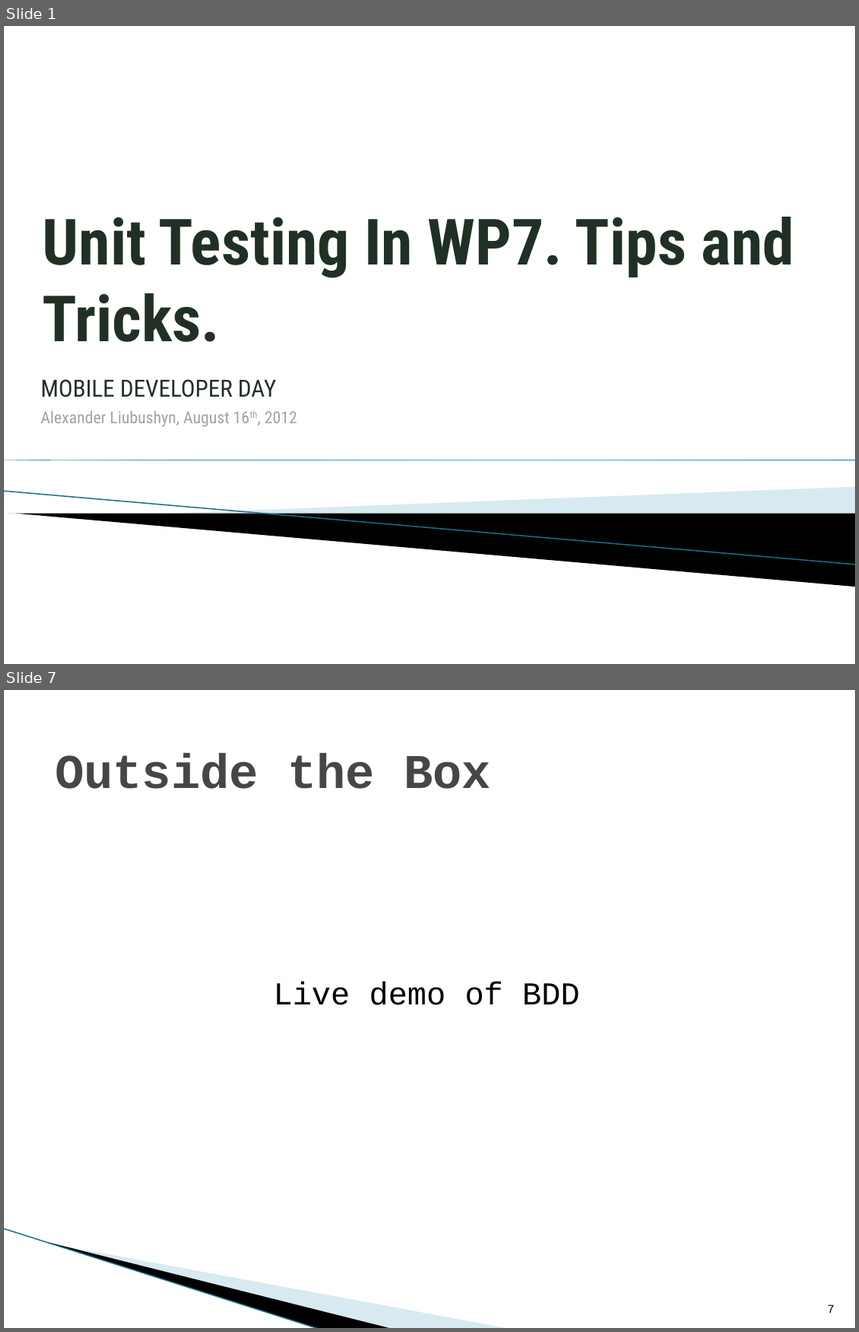
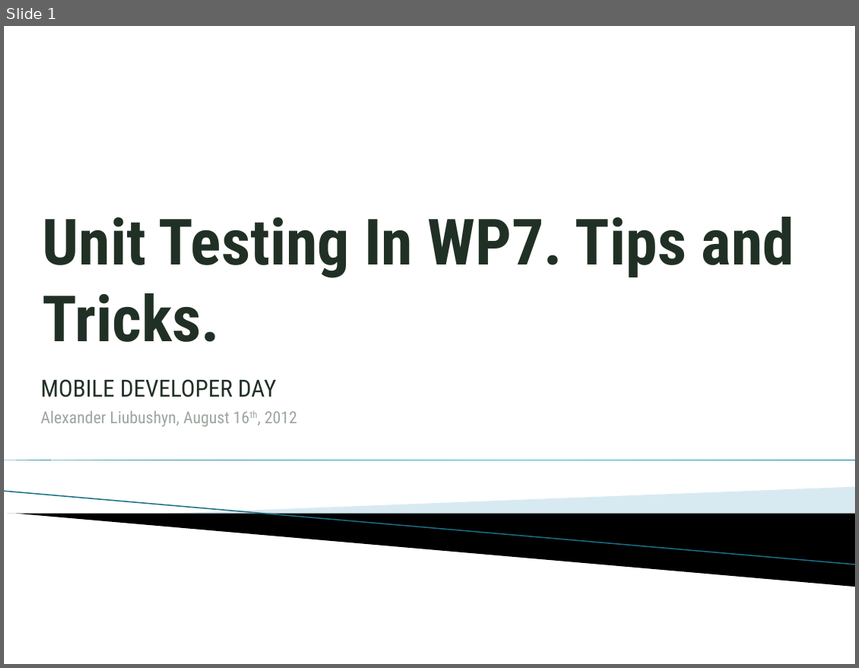
Before and after one commit to lubushyn/mddayua2012, a slide deck: Presentation/WP7_UnitTesting_Tips_And_Tricks.pptx. Shown one above the other, each under a label of ours: slides 1 and 7 before the commit, slide 1 after it; the slides between them are not shown. The pictures are 859x1332 and 859x668 pixels, drawn with LibreOffice and Linux fonts; fonts in the diff are those of the drawing; background and template pictures are left out. Boxes give left, top, right and bottom in pixels: in the first picture for what was removed or moved away, otherwise in the second. Text is boxed around its words. In the diff, an @@ line names an element or a change of style, - is before the commit and + after.

```diff
--- a/Presentation/WP7_UnitTesting_Tips_And_Tricks.pptx
+++ b/Presentation/WP7_UnitTesting_Tips_And_Tricks.pptx
@@ slide 7 removed at bbox=[4, 690, 855, 1328], background #FFFFFF @@
@@ title removed at bbox=[55, 753, 491, 789] @@
-Outside the Box
@@ text removed at bbox=[274, 982, 580, 1005] @@
-Live demo of BDD
@@ line removed from (4, 1229) to (320, 1328) @@
@@ freeform shape removed at bbox=[49, 1243, 393, 1328] @@
@@ freeform shape removed at bbox=[51, 1243, 510, 1328] @@
@@ page number removed at bbox=[828, 1305, 835, 1313] @@
-7
```
Also in this commit, not shown: 7 slides changed, 2 slides added, 1 other slide removed.
